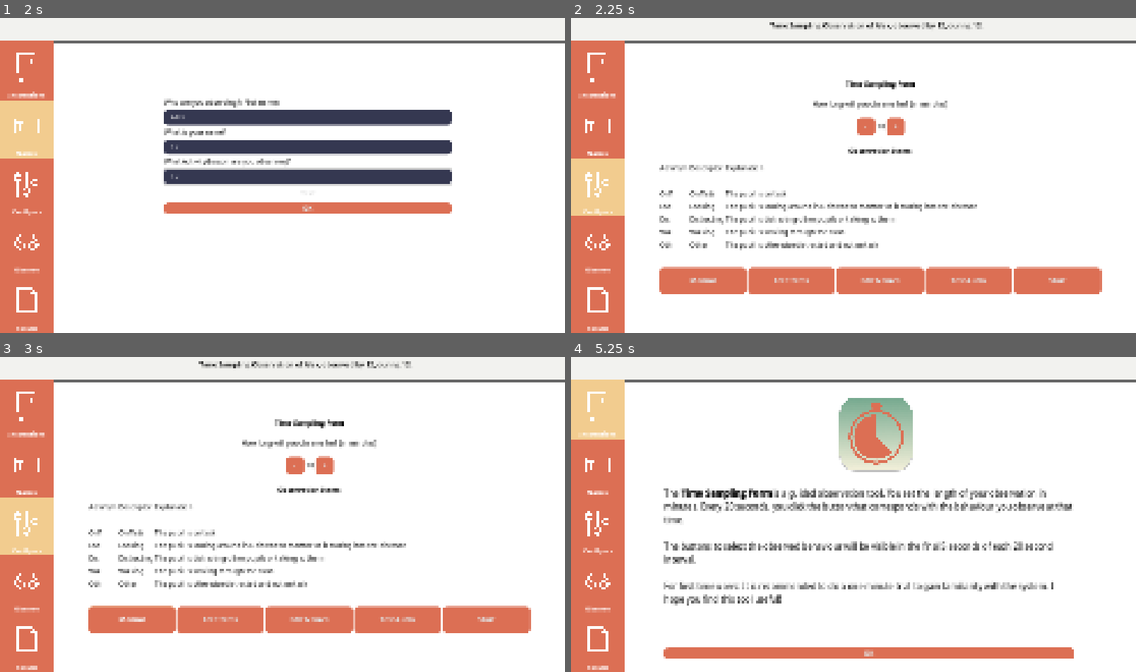
Above: before the commit, frames 1-4 (two rows, left to right).
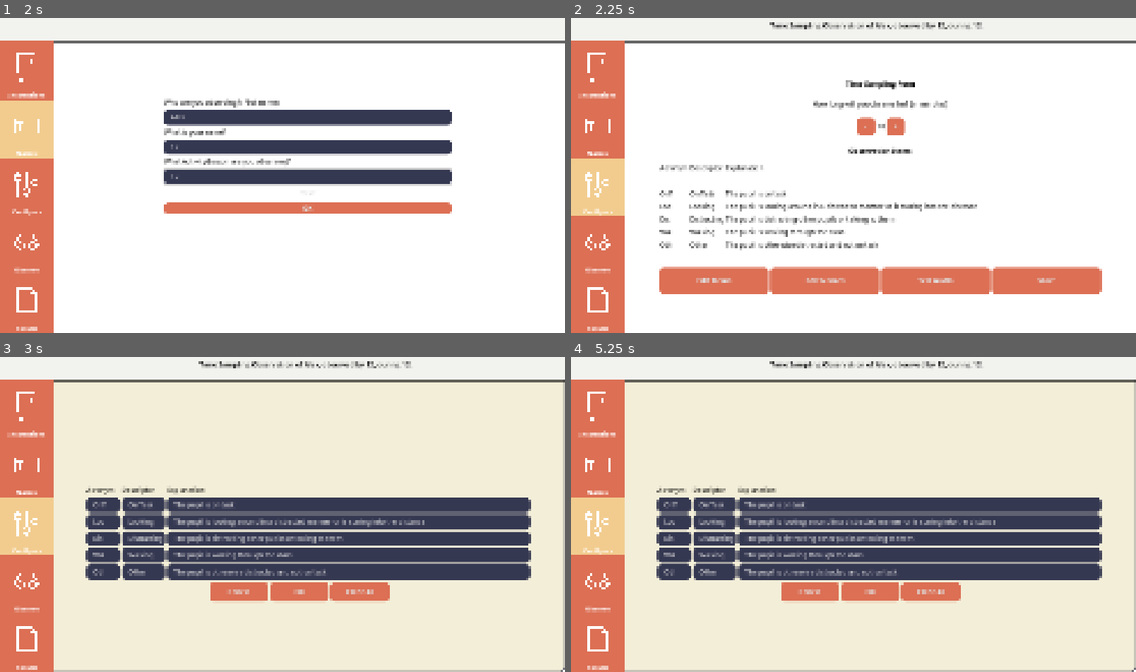
Above: after the commit, the same moments.

Repository: hobbesjaap/time-sampling-form
Game: Godot game, scene res://main_screen.tscn
Two runs of this game, one before a commit and one after it. Both use one fixed random seed, a clock stepped at 60 frames per second and the inputs below.
Inputs (mouse positions are in pixels of both pictures, inside the frame that each line leads up to):
- Up to frame 1 (2 s): click "OK" at 0.5 s; click (305, 115) at 1.27 s; type "Alex" at 1.35 s; click (305, 147) at 1.5 s; type "12" at 1.58 s; click (305, 175) at 1.73 s; type "12" at 1.82 s
- Up to frame 2 (2.25 s): click "OK" at 2 s
- Up to frame 3 (3 s): click (129, 618) at 2.75 s, where only the run before the commit has a clickable "Manual"
- Up to frame 4 (5.25 s): click "Start" at 3.5 s; click (881, 416) at 4.25 s, where only the run before the commit has a clickable "Stop Early"; click (893, 646) at 5 s, where only the run before the commit has a clickable "Restart"

Frame 1 is identical in both runs. In frame 2, 0.9% of the frame differs, in the area x 20-88%, y 78-88%; in frame 3, 83%; in frame 4, 86%, in the area x 0-100%, y 1-100%.
Error in both runs: Invalid assignment of property or key 'web_release_version' with value of type 'Nil' on a base object of type 'Node (global_ints.gd)'. (res://main_screen.gd:45)

Commit message:
More UI work - About screen and Settings screen coming along

Diff:
--- /dev/null
+++ b/godot/Assets/icons/manual-black.svg
@@ -0,0 +1,9 @@
+<?xml version="1.0" encoding="UTF-8"?>
+<svg width="128pt" height="128pt" version="1.1" viewBox="0 0 1200 1200" xmlns="http://www.w3.org/2000/svg">
+ <g fill="#000000">
+  <path d="m806.25 225h-337.5c-20.625 0-37.5 16.875-37.5 37.5v131.25c0 20.625 16.875 37.5 37.5 37.5h337.5c20.625 0 37.5-16.875 37.5-37.5v-131.25c0-20.625-16.875-37.5-37.5-37.5zm0 150c0 11.25-7.5 18.75-18.75 18.75h-300c-11.25 0-18.75-7.5-18.75-18.75v-93.75c0-11.25 7.5-18.75 18.75-18.75h300c11.25 0 18.75 7.5 18.75 18.75z"/>
+  <path d="m993.75 0h-787.5c-41.25 0-75 33.75-75 75v918.75c0 41.25 33.75 75 75 75h56.25c11.25 0 18.75-7.5 18.75-18.75s-7.5-18.75-18.75-18.75h-56.25c-20.625 0-37.5-16.875-37.5-37.5v-37.5h862.5v37.5c0 20.625-16.875 37.5-37.5 37.5h-506.25c-11.25 0-18.75 7.5-18.75 18.75s7.5 18.75 18.75 18.75h506.25c41.25 0 75-33.75 75-75v-918.75c0-41.25-33.75-75-75-75zm-825 918.75v-843.75c0-20.625 16.875-37.5 37.5-37.5h787.5c20.625 0 37.5 16.875 37.5 37.5v843.75z"/>
+  <path d="m412.5 993.75c-11.25 0-18.75 7.5-18.75 18.75v131.25c0 11.25-7.5 18.75-18.75 18.75s-18.75-7.5-18.75-18.75v-131.25c0-11.25-7.5-18.75-18.75-18.75s-18.75 7.5-18.75 18.75v150c0 20.625 16.875 37.5 37.5 37.5h37.5c20.625 0 37.5-16.875 37.5-37.5v-150c0-11.25-7.5-18.75-18.75-18.75z"/>
+  <path d="m225 75c-11.25 0-18.75 7.5-18.75 18.75v768.75c0 11.25 7.5 18.75 18.75 18.75s18.75-7.5 18.75-18.75v-768.75c0-11.25-7.5-18.75-18.75-18.75z"/>
+ </g>
+</svg>
--- a/godot/global_ints.gd
+++ b/godot/global_ints.gd
@@ -9,7 +9,8 @@
 var update_text : String
 
 var web_release_version : float
-var release_version = 0.2
+var release_version = 0.25
+var release_version_print : String = "0.2.5"
 
 var total_observed_time : int
 
@@ -22,7 +23,7 @@
 
 var generate_results : bool = false
 
-var manual_url : String
+var manual_url : String = "https://docs.jaapmarsman.com/time-sampling-form.html"
 
 var observed_person_name : String
 var observer_person_name : String
--- a/godot/main_screen.gd
+++ b/godot/main_screen.gd
@@ -96,10 +96,10 @@
 	print(TranslationServer.get_locale())
 	if TranslationServer.get_locale() != "nl":
 		print("We're not Dutch")
-		global_ints.manual_url = "https://docs.jaapmarsman.com/tsf.html"
+		#global_ints.manual_url = "https://docs.jaapmarsman.com/tsf.html"
 	if TranslationServer.get_locale() == "nl":
 		print("We're Dutch")
-		global_ints.manual_url = "https://www.lerenleukermaken.nl/"
+		#global_ints.manual_url = "https://www.lerenleukermaken.nl/"
 
 
 func update_date() -> void:
@@ -131,6 +131,7 @@
 	global_ints.observed_person_name = ""
 	refresh_descriptors()
 	$"StartScreen".show()
+	$"%InstructionPanel".hide()
 	$"%NameChangePanel".hide()
 	$"%InstructionScreen".show()
 	$"%WarningLabel".hide()
@@ -338,10 +339,14 @@
 
 
 func _input(event) -> void:
-	if event.is_action_pressed("Settings"):
-		$SettingsMenu.show()
-	if event.is_action_pressed("About"):
-		$AboutMenu.show()
+	if global_ints.app_state != 4:
+		if event.is_action_pressed("Settings"):
+			$SettingsMenu.show()
+		if event.is_action_pressed("About"):
+			$AboutMenu.show()
+		if event.is_action_pressed("ExitMenu"):
+			$SettingsMenu.hide()
+			$AboutMenu.hide()
 
 
 func _on_close_about_menu_pressed() -> void:
--- a/godot/main_screen.tscn
+++ b/godot/main_screen.tscn
@@ -20,6 +20,7 @@
 [ext_resource type="Texture2D" uid="uid://ddvmq6m5ux17h" path="res://Assets/icons/noun-settings-56313.svg" id="14_3qsiq"]
 [ext_resource type="Texture2D" uid="uid://xjf2x5br6qq2" path="res://Assets/icons/noun-glasses-56317.svg" id="15_7087c"]
 [ext_resource type="Texture2D" uid="uid://bvpi0st2kfg0" path="res://Assets/icons/noun-file-59659.svg" id="16_do8p6"]
+[ext_resource type="Texture2D" uid="uid://3peoi0uplt8c" path="res://Assets/icons/manual-black.svg" id="21_qx06n"]
 
 [sub_resource type="StyleBoxFlat" id="2"]
 bg_color = Color(1, 1, 1, 1)
@@ -1324,12 +1325,6 @@
 offset_right = 500.0
 offset_bottom = 240.0
 
-[node name="Manual" type="Button" parent="StartScreen/InstructionPanel/BottomButtons"]
-layout_mode = 2
-size_flags_horizontal = 3
-theme = ExtResource("1")
-text = "BUT_MAN"
-
 [node name="ChangeItems" type="Button" parent="StartScreen/InstructionPanel/BottomButtons"]
 layout_mode = 2
 size_flags_horizontal = 3
@@ -2500,6 +2495,7 @@
 item_3/id = 3
 
 [node name="SettingsMenu" type="CanvasLayer" parent="."]
+visible = false
 
 [node name="FadeOut" type="Panel" parent="SettingsMenu"]
 offset_left = -1.0
@@ -2515,10 +2511,11 @@
 theme_override_styles/panel = SubResource("StyleBoxFlat_sqqhh")
 
 [node name="CloseSettingsMenu" type="Button" parent="SettingsMenu"]
-offset_left = 1190.0
-offset_top = 92.0
-offset_right = 1208.0
-offset_bottom = 123.0
+offset_left = 1168.0
+offset_top = 96.0
+offset_right = 1199.0
+offset_bottom = 127.0
+theme = ExtResource("1")
 text = "X"
 
 [node name="AboutMenu" type="CanvasLayer" parent="."]
@@ -2531,9 +2528,9 @@
 offset_bottom = 720.0
 
 [node name="AboutPanel" type="Panel" parent="AboutMenu"]
-offset_left = 63.0
+offset_left = 256.0
 offset_top = 81.0
-offset_right = 1218.0
+offset_right = 1024.0
 offset_bottom = 679.0
 theme_override_styles/panel = SubResource("StyleBoxFlat_sqqhh")
 
@@ -2544,7 +2541,17 @@
 offset_bottom = 357.0
 theme = ExtResource("1")
 theme_override_font_sizes/normal_font_size = 24
-text = "Time Sampling Form"
+text = "TITLE"
+scroll_active = false
+horizontal_alignment = 1
+
+[node name="VersionLabel" type="Label" parent="AboutMenu"]
+offset_left = 512.0
+offset_top = 342.0
+offset_right = 768.0
+offset_bottom = 365.0
+theme = ExtResource("1")
+text = "Version 0.2"
 horizontal_alignment = 1
 
 [node name="MainIcon" type="Sprite2D" parent="AboutMenu"]
@@ -2553,11 +2560,48 @@
 texture = ExtResource("12")
 
 [node name="CloseAboutMenu" type="Button" parent="AboutMenu"]
-offset_left = 1174.0
-offset_top = 89.0
-offset_right = 1205.0
-offset_bottom = 126.0
+offset_left = 976.0
+offset_top = 96.0
+offset_right = 1007.0
+offset_bottom = 127.0
+theme = ExtResource("1")
 text = "X"
+
+[node name="ManualSection" type="Control" parent="AboutMenu"]
+layout_mode = 3
+anchors_preset = 0
+offset_right = 40.0
+offset_bottom = 40.0
+
+[node name="Manual" type="Button" parent="AboutMenu/ManualSection"]
+offset_left = 776.0
+offset_top = 463.0
+offset_right = 952.0
+offset_bottom = 495.0
+size_flags_horizontal = 3
+theme = ExtResource("1")
+text = "BUT_MAN"
+
+[node name="Manual-black" type="Sprite2D" parent="AboutMenu/ManualSection"]
+position = Vector2(352, 474)
+scale = Vector2(0.3, 0.3)
+texture = ExtResource("21_qx06n")
+
+[node name="ManualLabel" type="Label" parent="AboutMenu/ManualSection"]
+offset_left = 392.0
+offset_top = 447.0
+offset_right = 760.0
+offset_bottom = 511.0
+theme = ExtResource("1")
+text = "Read the manual - Go online to read the detailed user manual on how to utilise the TSF."
+autowrap_mode = 3
+
+[node name="Line2D" type="Line2D" parent="AboutMenu/ManualSection"]
+position = Vector2(0, 40)
+points = PackedVector2Array(320, 480, 960, 480)
+closed = true
+width = 1.0
+default_color = Color(0, 0, 0, 1)
 
 [connection signal="request_completed" from="HTTPRequest" to="." method="_on_HTTPRequest_request_completed"]
 [connection signal="request_completed" from="HTTPRequest2" to="." method="_on_HTTPRequest2_request_completed"]
@@ -2565,7 +2609,6 @@
 [connection signal="pressed" from="StartScreen/InstructionPanel/MinuteBox/MinuteMinus" to="." method="_on_MinuteMinus_pressed"]
 [connection signal="button_down" from="StartScreen/InstructionPanel/MinuteBox/MinutePlus" to="." method="_on_minute_plus_button_down"]
 [connection signal="pressed" from="StartScreen/InstructionPanel/MinuteBox/MinutePlus" to="." method="_on_MinutePlus_pressed"]
-[connection signal="pressed" from="StartScreen/InstructionPanel/BottomButtons/Manual" to="." method="_on_Manual_pressed"]
 [connection signal="pressed" from="StartScreen/InstructionPanel/BottomButtons/ChangeItems" to="." method="_on_ChangeItems_pressed"]
 [connection signal="pressed" from="StartScreen/InstructionPanel/BottomButtons/PupilName" to="." method="_on_PupilName_pressed"]
 [connection signal="pressed" from="StartScreen/InstructionPanel/BottomButtons/TestSound" to="." method="_on_test_sound_pressed"]
@@ -2593,3 +2636,4 @@
 [connection signal="id_pressed" from="AppMenuBar/FileMenu" to="." method="_on_test_menu_id_pressed"]
 [connection signal="pressed" from="SettingsMenu/CloseSettingsMenu" to="." method="_on_close_settings_menu_pressed"]
 [connection signal="pressed" from="AboutMenu/CloseAboutMenu" to="." method="_on_close_about_menu_pressed"]
+[connection signal="pressed" from="AboutMenu/ManualSection/Manual" to="." method="_on_Manual_pressed"]
--- a/godot/project.godot
+++ b/godot/project.godot
@@ -80,6 +80,16 @@
 "events": [Object(InputEventKey,"resource_local_to_scene":false,"resource_name":"","device":-1,"window_id":0,"command_o …(186 unchanged characters)…
 ]
 }
+Pause={
+"deadzone": 0.2,
+"events": [Object(InputEventKey,"resource_local_to_scene":false,"resource_name":"","device":-1,"window_id":0,"alt_pressed":false,"shift_pressed":false,"ctrl_pressed":false,"meta_pressed":false,"pressed":false,"keycode":0,"physical_keycode":80,"key_label":0,"unicode":112,"location":0,"echo":false,"script":null)
+]
+}
+ExitMenu={
+"deadzone": 0.2,
+"events": [Object(InputEventKey,"resource_local_to_scene":false,"resource_name":"","device":-1,"window_id":0,"alt_pressed":false,"shift_pressed":false,"ctrl_pressed":false,"meta_pressed":false,"pressed":false,"keycode":0,"physical_keycode":4194305,"key_label":0,"unicode":0,"location":0,"echo":false,"script":null)
+]
+}
 
 [internationalization]
 
Not shown: 1 places in godot/main_screen.tscn that only renumber resources
